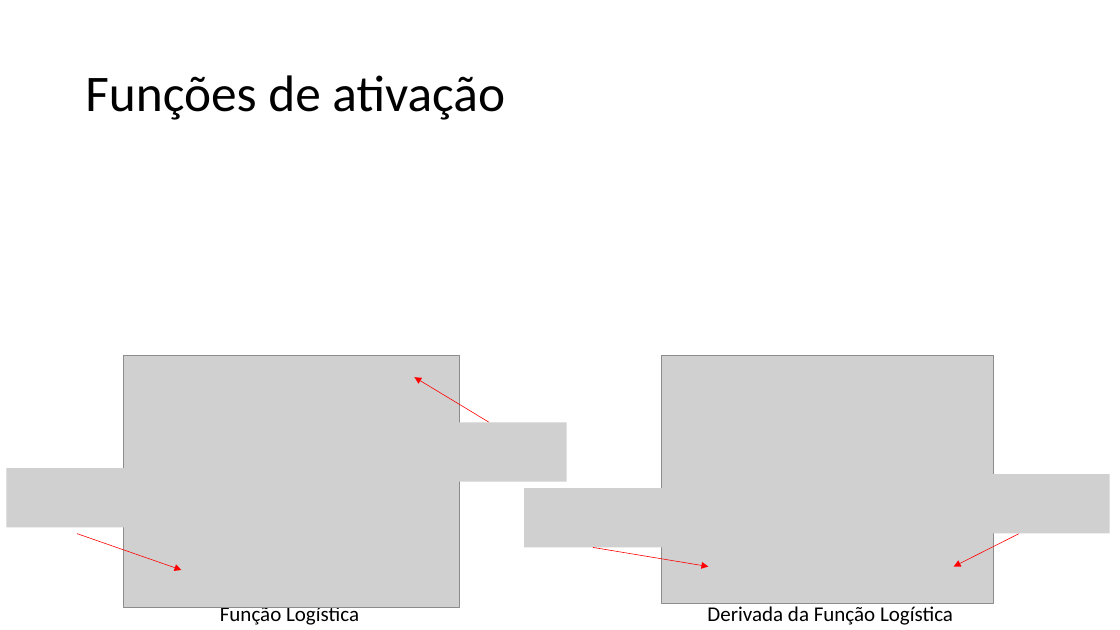
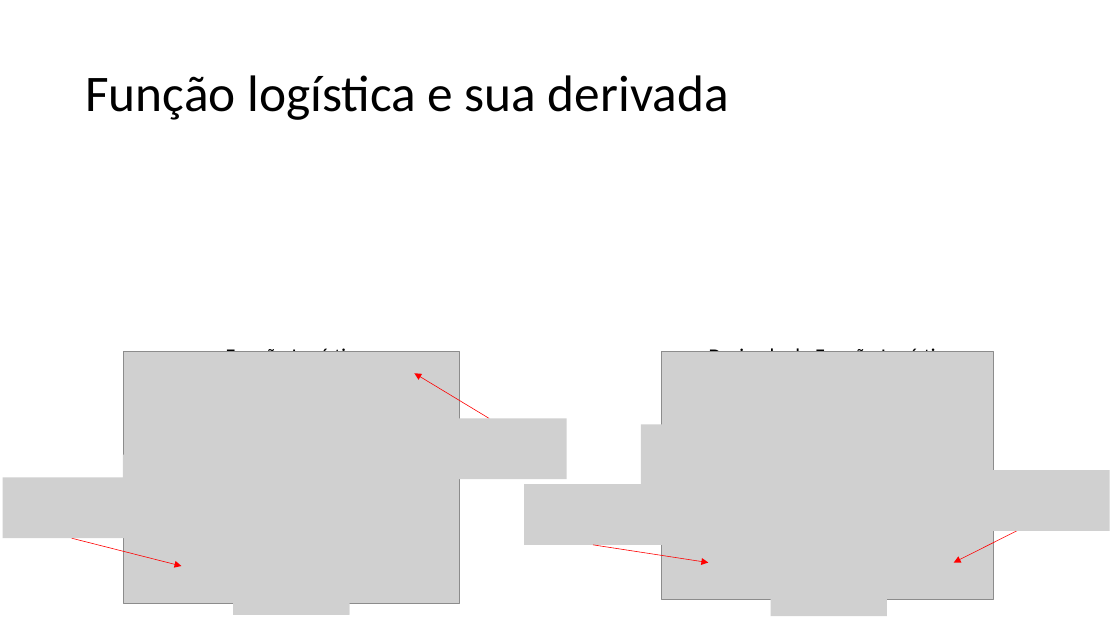
Before and after one commit to zz4fap/t320_aprendizado_de_maquina, a slide deck: slide 13 of slides/T320_Redes_Neurais_Artificiais (Parte II).pptx (slide 14 before the commit). Drawn at 1120x630 pixels with LibreOffice and Linux fonts; fonts in the diff are those of the drawing; grey boxes stand for pictures. Boxes give left, top, right and bottom in pixels: in the first picture for what was removed or moved away, otherwise in the second. Text is boxed around its words. In the diff, an @@ line names an element or a change of style, - is before the commit and + after.

Commit message:
update of slides

```diff
--- a/slides/T320_Redes_Neurais_Artificiais (Parte II).pptx
+++ b/slides/T320_Redes_Neurais_Artificiais (Parte II).pptx
@@ title at (x1=85, y1=75, x2=729, y2=120): text changed @@
-Funções de ativação
+Função logística e sua derivada
@@ text "Função Logística" rewrapped from (x1=220, y1=603, x2=359, y2=625) to (x1=226, y1=345, x2=365, y2=352) @@
@@ text "Derivada da Função Logística" rewrapped from (x1=707, y1=603, x2=953, y2=625) to (x1=709, y1=345, x2=954, y2=352) @@
@@ 4 pictures, 3 arrows moved together from (x1=124, y1=355, x2=1019, y2=607) to (x1=124, y1=351, x2=1019, y2=603) @@
@@ picture added at (x1=641, y1=424, x2=686, y2=504) @@
@@ picture moved from (x1=7, y1=468, x2=145, y2=528) to (x1=3, y1=477, x2=140, y2=538) @@
@@ picture added at (x1=123, y1=455, x2=150, y2=493) @@
@@ arrow moved from (77, 534) - (181, 571) to (71, 539) - (181, 566) @@
@@ picture added at (x1=234, y1=590, x2=350, y2=615) @@
@@ picture added at (x1=234, y1=589, x2=350, y2=614) @@
@@ picture added at (x1=770, y1=591, x2=887, y2=616) @@
```
Also in this commit, not shown: 1 other slide changed, 6 slides added, 4 slides removed.
